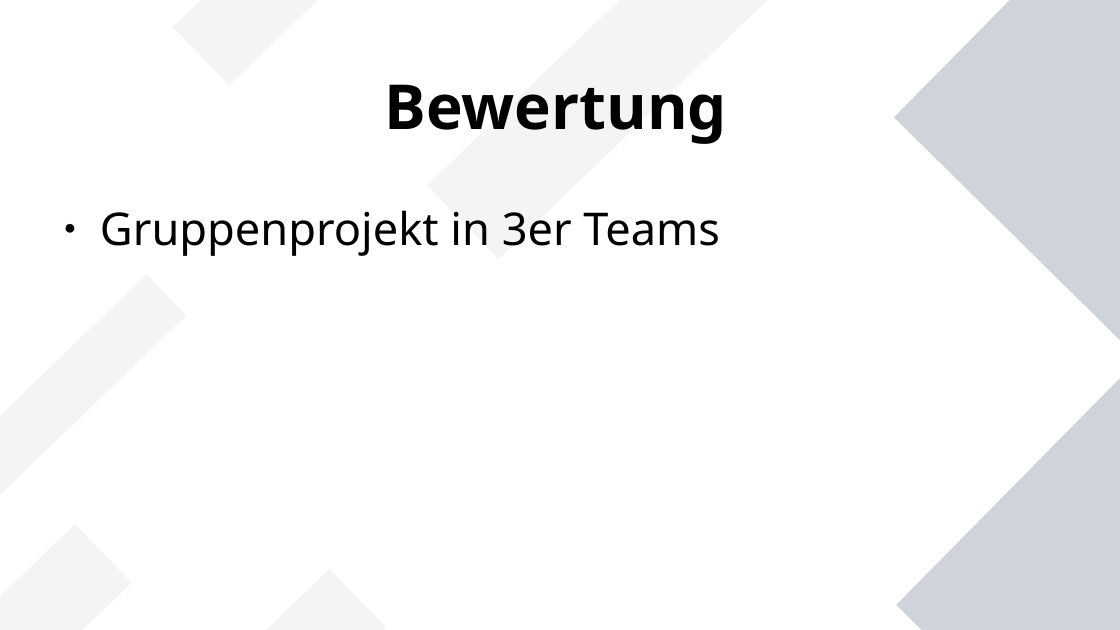
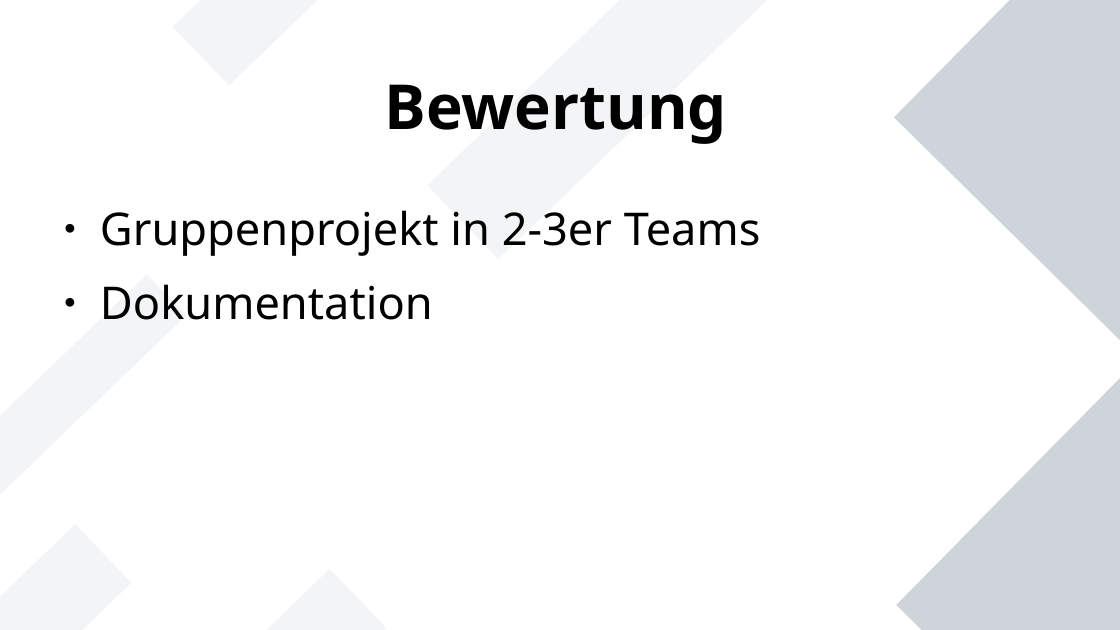
Before and after one commit to Lro-rgb/uek-223-bank-app, a slide deck: slide 3 of Lerninhalte/Slides/01_Moduleinfuehrung.odp (slide 4 before the commit). Drawn at 1120x630 pixels with LibreOffice and Linux fonts; fonts in the diff are those of the drawing. Boxes give left, top, right and bottom in pixels: in the first picture for what was removed or moved away, otherwise in the second. Text is boxed around its words. In the diff, an @@ line names an element or a change of style, - is before the commit and + after.

```diff
--- a/Lerninhalte/Slides/01_Moduleinfuehrung.odp
+++ b/Lerninhalte/Slides/01_Moduleinfuehrung.odp
@@ text at (100, 210, 761, 320): text changed @@
-● Gruppenprojekt in 3er Teams
+● Gruppenprojekt in 2-3er Teams
+● Dokumentation
```
Also in this commit, not shown: 1 slide removed, 2 other files.
